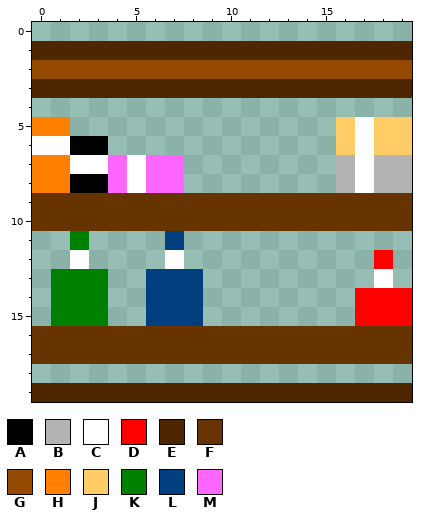
One commit to this pixel-art sprite: img/world3/bookcase_mid.png. Above: the version before the commit.
The file is 100x100 pixels, drawn in blocks of 5x5; one block is one cell here.
Palette (. is transparent): A #000000  B #b3b3b3  C #ffffff  D #ff0000  E #4e2700  F #673400  G #944b00  H #ff8000  J #ffcc66  K #008000  L #004080  M #ff66ff
Pixels before, first column x 0:
 1 EEEEEEEEEEEEEEEEEEEE
 2 GGGGGGGGGGGGGGGGGGGG
 3 EEEEEEEEEEEEEEEEEEEE
 4 ....................
 5 HH..............JCJJ
 6 CCAA............JCJJ
 7 HHCCMCMM........BCBB
 8 HHAAMCMM........BCBB
 9 FFFFFFFFFFFFFFFFFFFF
10 FFFFFFFFFFFFFFFFFFFF
11 ..K....L............
12 ..C....C..........D.
13 .KKK..LLL.........C.
14 .KKK..LLL........DDD
15 .KKK..LLL........DDD
16 FFFFFFFFFFFFFFFFFFFF
17 FFFFFFFFFFFFFFFFFFFF
18 ....................
19 EEEEEEEEEEEEEEEEEEEE
Now the later version:
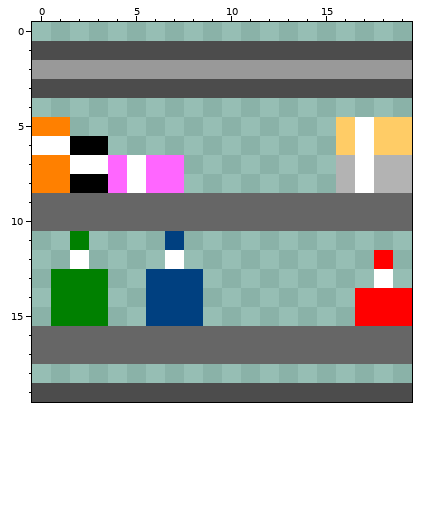
The exact change:
colour E: #4e2700 -> #4c4c4c
colour F: #673400 -> #666666
colour G: #944b00 -> #999999
Changed places in both pictures, as pixel boxes (x1, y1, x2, y2):
changed: (32, 41, 412, 98)
changed: (32, 193, 412, 231)
changed: (32, 326, 412, 402)
